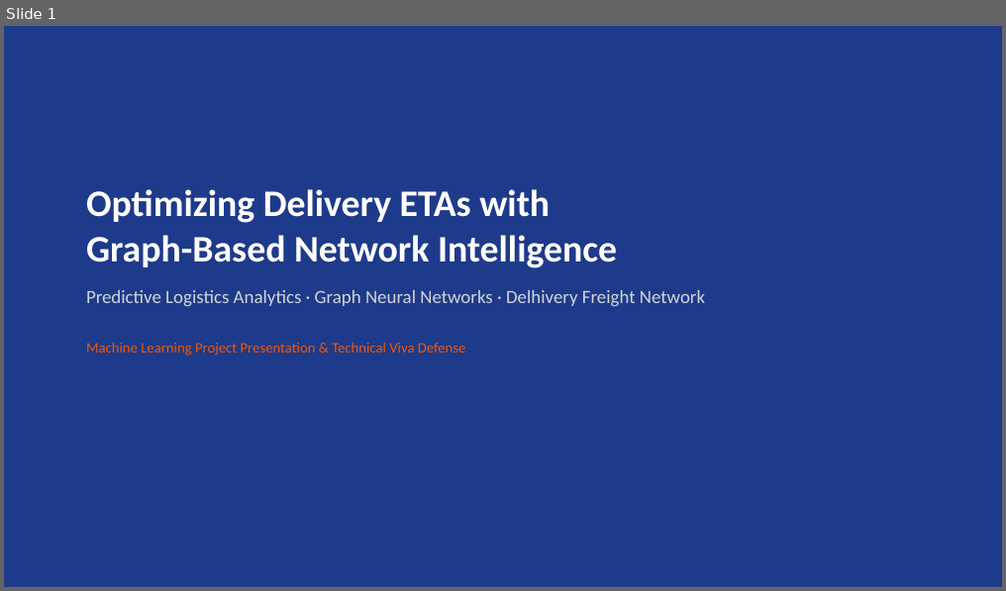
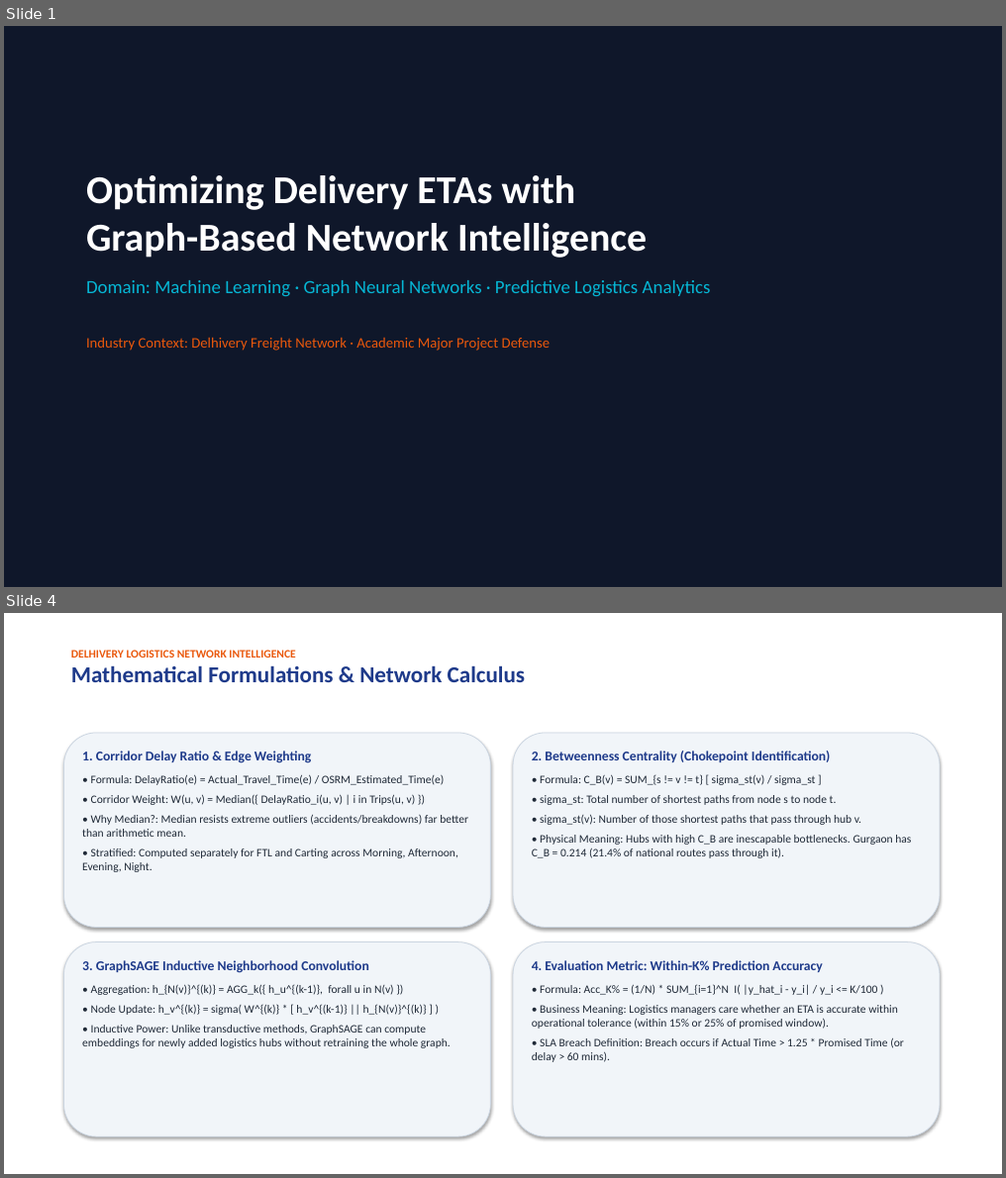
Before and after one commit to jaigoyal0000-dotcom/ML-Project-LOGISTIC-AI-, a slide deck: presentation_slides.pptx. Shown one above the other, each under a label of ours: slide 1 before the commit, slides 1 and 4 after it; the slides between them are not shown. The pictures are 1006x591 and 1006x1178 pixels, drawn with LibreOffice and Linux fonts; fonts in the diff are those of the drawing. Boxes give left, top, right and bottom in pixels: in the first picture for what was removed or moved away, otherwise in the second. Text is boxed around its words. In the diff, an @@ line names an element or a change of style, - is before the commit and + after.

Commit message:
Update PPT: Add data breakdowns, empirical outputs, mathematical formulations, and ROI calculations (16 slides)

```diff
--- a/presentation_slides.pptx
+++ b/presentation_slides.pptx
@@ slide 4 added at bbox=[4, 613, 1002, 1174], background #FFFFFF @@
@@ text added at bbox=[71, 650, 525, 682], 22 pt, text #1E3A8A, bold @@
+DELHIVERY LOGISTICS NETWORK INTELLIGENCE
+Mathematical Formulations & Network Calculus
@@ rounded rectangle added at bbox=[63, 733, 491, 928], fill #F1F5F9, outline #CBD5E1 0.75 pt @@
@@ text added at bbox=[82, 751, 468, 872], 11 pt, text #1F2937 @@
+1. Corridor Delay Ratio & Edge Weighting
+• Formula: DelayRatio(e) = Actual_Travel_Time(e) / OSRM_Estimated_Time(e)
+• Corridor Weight: W(u, v) = Median({ DelayRatio_i(u, v) | i in Trips(u, v) })
+• Why Median?: Median resists extreme outliers (accidents/breakdowns) far better than arithmetic mean.
+• Stratified: Computed separately for FTL and Carting across Morning, Afternoon, Evening, Night.
@@ rounded rectangle added at bbox=[513, 733, 940, 928], fill #F1F5F9, outline #CBD5E1 0.75 pt @@
@@ text added at bbox=[532, 751, 911, 859], 11 pt, text #1F2937 @@
+2. Betweenness Centrality (Chokepoint Identification)
+• Formula: C_B(v) = SUM_{s != v != t} [ sigma_st(v) / sigma_st ]
+• sigma_st: Total number of shortest paths from node s to node t.
+• sigma_st(v): Number of those shortest paths that pass through hub v.
+• Physical Meaning: Hubs with high C_B are inescapable bottlenecks. Gurgaon has C_B = 0.214 (21.4% of national routes pass through it).
@@ rounded rectangle added at bbox=[63, 943, 491, 1137], fill #F1F5F9, outline #CBD5E1 0.75 pt @@
@@ text added at bbox=[82, 960, 450, 1049], 11 pt, text #1F2937 @@
+3. GraphSAGE Inductive Neighborhood Convolution
+• Aggregation: h_{N(v)}^{(k)} = AGG_k({ h_u^{(k-1)}, forall u in N(v) })
+• Node Update: h_v^{(k)} = sigma( W^{(k)} * [ h_v^{(k-1)} || h_{N(v)}^{(k)} ] )
+• Inductive Power: Unlike transductive methods, GraphSAGE can compute embeddings for newly added logistics hubs without retraining the whole graph.
@@ rounded rectangle added at bbox=[513, 943, 940, 1137], fill #F1F5F9, outline #CBD5E1 0.75 pt @@
@@ text added at bbox=[532, 960, 904, 1062], 11 pt, text #1F2937 @@
+4. Evaluation Metric: Within-K% Prediction Accuracy
+• Formula: Acc_K% = (1/N) * SUM_{i=1}^N I( |y_hat_i - y_i| / y_i <= K/100 )
+• Business Meaning: Logistics managers care whether an ETA is accurate within operational tolerance (within 15% or 25% of promised window).
+• SLA Breach Definition: Breach occurs if Actual Time > 1.25 * Promised Time (or delay > 60 mins).
@@ slide 1 changed as well @@
@@ rectangle at bbox=[4, 26, 1002, 587]: fill #1E3A8A to #0F172A @@
@@ text "Optimizing Delivery ETAs with Graph-Based ...": place and size @@
-text "Optimizing Delivery ETAs with Graph-Based ..." at bbox=[86, 189, 705, 356]
+text "Optimizing Delivery ETAs with Graph-Based ..." at bbox=[86, 175, 711, 351]
@@ text at bbox=[86, 175, 647, 258]: size 36 to 38 pt in "Optimizing Delivery ETAs with Graph-Based Network Intelligen ..." @@
@@ text at bbox=[86, 280, 711, 351]: text changed; text colour #D1D5DB to #06B6D4 @@
-Predictive Logistics Analytics · Graph Neural Networks · Delhivery Freight Network
-Machine Learning Project Presentation & Technical Viva Defense
+Domain: Machine Learning · Graph Neural Networks · Predictive Logistics Analytics
+Industry Context: Delhivery Freight Network · Academic Major Project Defense
```
Also in this commit, not shown: 3 other slides changed, 11 other slides added, 6 slides removed, 1 other file.
